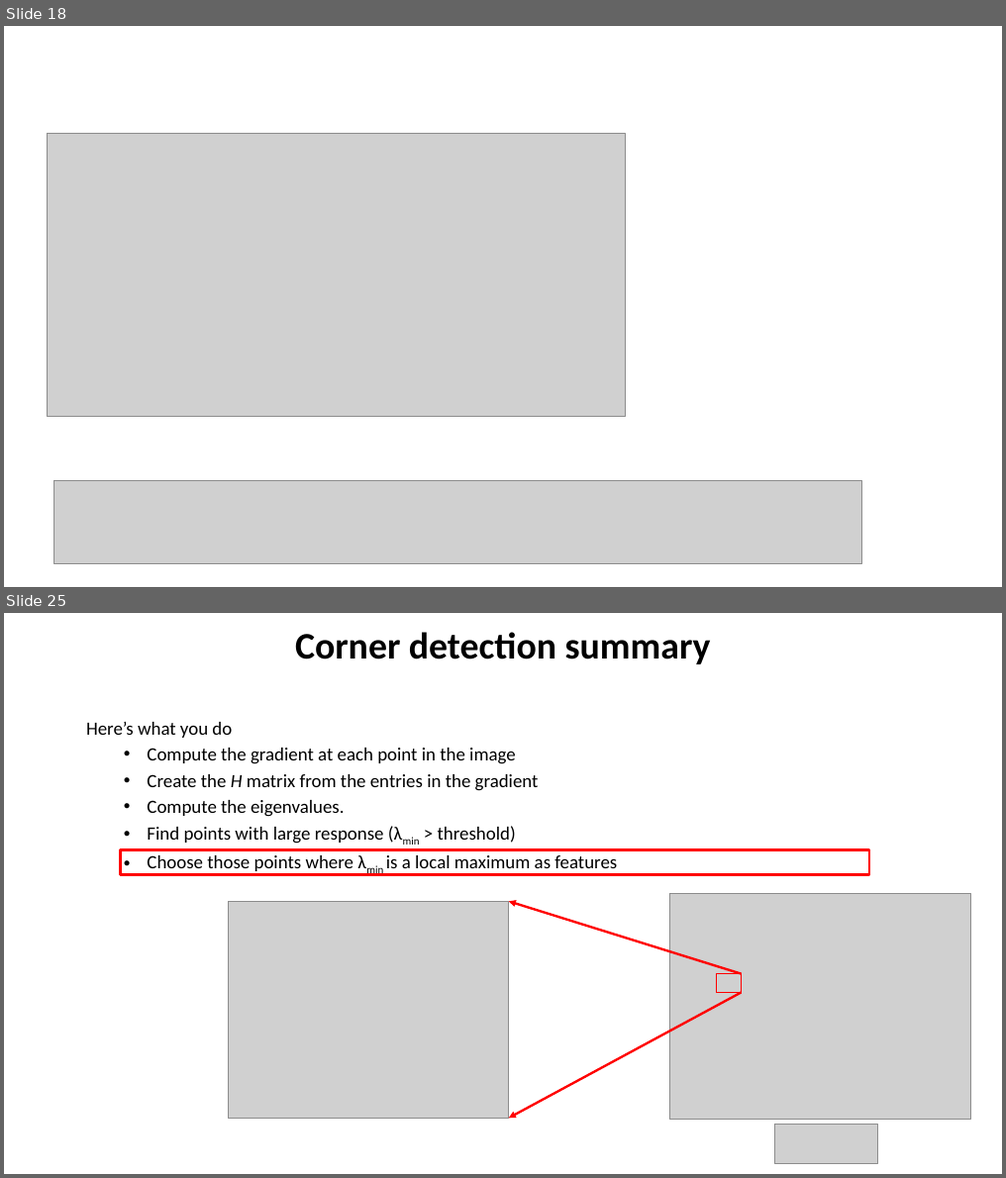
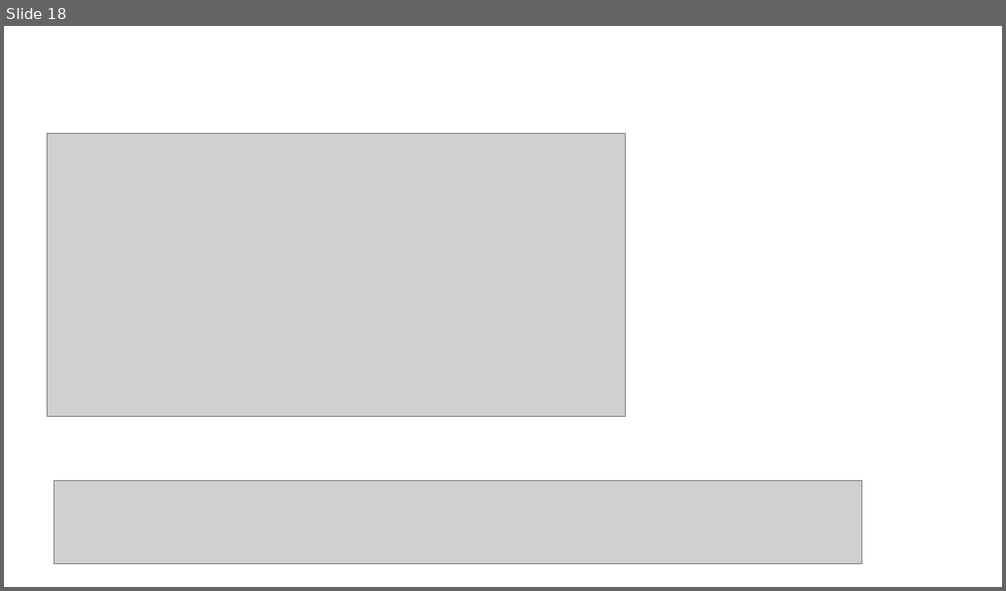
Before and after one commit to YoniChechik/AI_is_Math, a slide deck: c_08_features/features.pptx. Shown one above the other, each under a label of ours: slides 18 and 25 before the commit, slide 18 after it; the slides between them are not shown. The pictures are 1006x1178 and 1006x591 pixels, drawn with LibreOffice and Linux fonts; fonts in the diff are those of the drawing; grey boxes stand for pictures. Boxes give left, top, right and bottom in pixels: in the first picture for what was removed or moved away, otherwise in the second. Text is boxed around its words. In the diff, an @@ line names an element or a change of style, - is before the commit and + after.

Commit message:
wip features

```diff
--- a/c_08_features/features.pptx
+++ b/c_08_features/features.pptx
@@ slide 25 removed at [4,613,1002,1174], background #FFFFFF @@
@@ title removed at [295,632,711,664] @@
-Corner detection summary
@@ text removed at [86,722,617,874] @@
-Here’s what you do
-  • Compute the gradient at each point in the image
-  • Create the H matrix from the entries in the gradient
-  • Compute the eigenvalues.
-  • Find points with large response (λmin > threshold)
-  • Choose those points where λmin is a local maximum as features
@@ rectangle removed at [121,851,870,875] @@
@@ picture removed at [229,901,509,1118] @@
@@ arrow removed from (742, 973) to (509, 901) @@
@@ picture removed at [669,894,971,1120] @@
@@ arrow removed from (742, 992) to (509, 1118) @@
@@ rectangle removed at [716,973,741,992] @@
@@ picture removed at [775,1124,877,1164] @@
```
Also in this commit, not shown: 8 slides changed, 2 slides added, 7 other slides removed, 3 other files.
